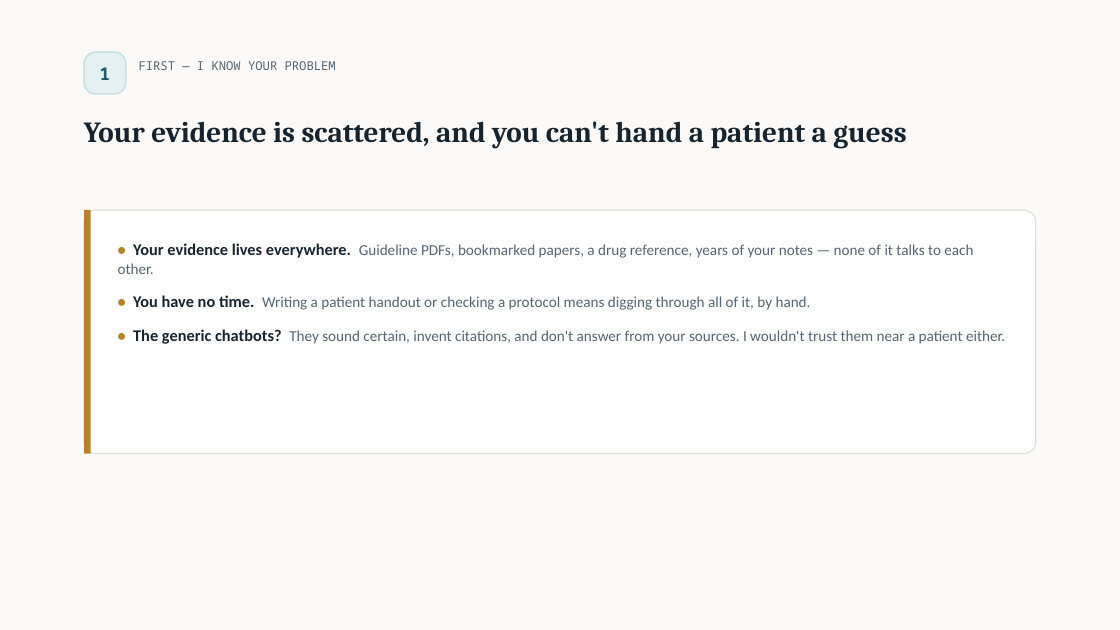
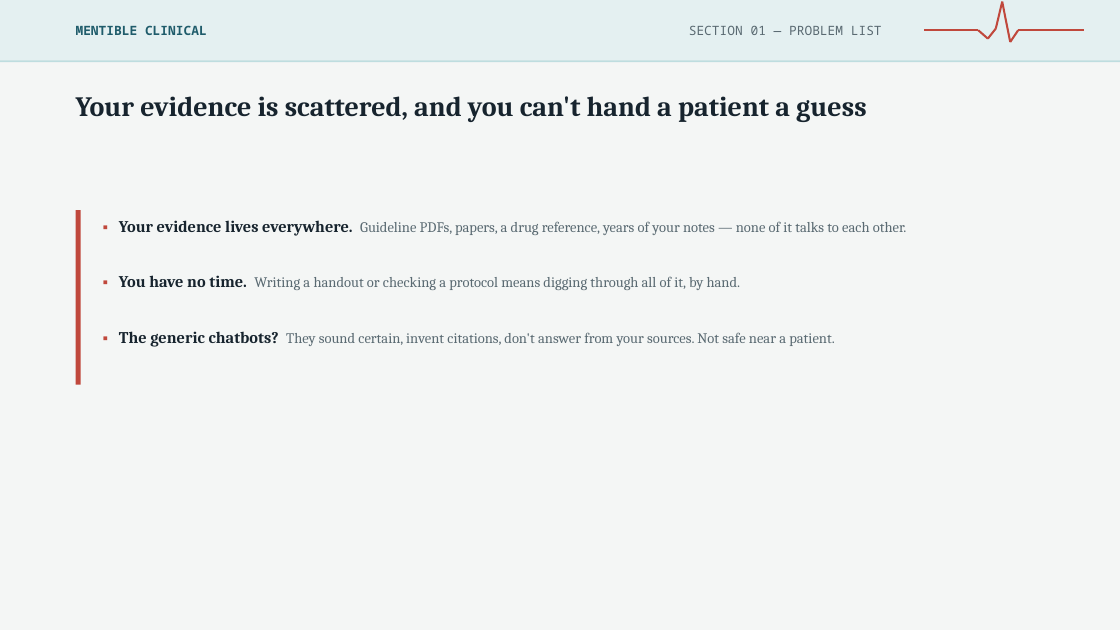
Before and after one commit to wegofwd2020-hub/Mentible, a slide deck: slide 2 of docs/persona-decks/mentible-for-physicians.pptx. Drawn at 1120x630 pixels with LibreOffice and Linux fonts; fonts in the diff are those of the drawing. Boxes give left, top, right and bottom in pixels: in the first picture for what was removed or moved away, otherwise in the second. Text is boxed around its words. In the diff, an @@ line names an element or a change of style, - is before the commit and + after.

```diff
--- a/docs/persona-decks/mentible-for-physicians.pptx
+++ b/docs/persona-decks/mentible-for-physicians.pptx
@@ rectangle at (0, 0, 1120, 630): fill #FBFAF9 to #F4F6F5 @@
@@ rectangle added at (0, 0, 1120, 60), fill #E4F0F1 @@
@@ text added at (76, 25, 207, 35), 11 pt, text #1F5C6B, bold @@
+MENTIBLE CLINICAL
@@ text added at (689, 26, 882, 35), 11 pt, text #5A6A72 @@
+SECTION 01 — PROBLEM LIST
@@ line added from (988, 39) to (996, 29), #C0483C 1.75 pt @@
@@ line added from (996, 29) to (1002, 2), #C0483C 1.75 pt @@
@@ line added from (1002, 2) to (1011, 42), #C0483C 1.75 pt @@
@@ rounded rectangle removed at (84, 52, 126, 94) @@
@@ line added from (924, 30) to (979, 30), #C0483C 1.75 pt @@
@@ line added from (979, 30) to (988, 39), #C0483C 1.75 pt @@
@@ line added from (1011, 42) to (1018, 30), #C0483C 1.75 pt @@
@@ line added from (1018, 30) to (1084, 30), #C0483C 1.75 pt @@
@@ rectangle added at (0, 60, 1120, 62), fill #BEDDDF @@
@@ text "Your evidence is scattered, and ...": place and size @@
-text "Your evidence is scattered, and ..." at (84, 121, 906, 149)
+text "Your evidence is scattered, and ..." at (76, 96, 867, 122)
@@ text "Your evidence is scattered, and ..." at (76, 96, 867, 122): size 25 to 24 pt @@
@@ text removed at (100, 67, 110, 80) @@
-1
@@ text removed at (139, 61, 336, 70) @@
-FIRST — I KNOW YOUR PROBLEM
@@ rectangle: place and size @@
-rectangle at (84, 210, 91, 454)
+rectangle at (76, 210, 81, 385)
@@ rectangle at (76, 210, 81, 385): fill #B5822E to #C0483C @@
@@ rounded rectangle removed at (84, 210, 1036, 454) @@
@@ text added at (119, 220, 907, 236), 12.5 pt, text #5A6A72 @@
+▪ Your evidence lives everywhere. Guideline PDFs, papers, a drug reference, years of your notes — none of it talks to each other.
@@ text added at (119, 275, 741, 290), 12.5 pt, text #5A6A72 @@
+▪ You have no time. Writing a handout or checking a protocol means digging through all of it, by hand.
@@ text at (119, 331, 835, 347): text changed; size 13 to 12.5 pt; font Calibri to Cambria; text colour #566572 to #5A6A72 @@
-• Your evidence lives everywhere. Guideline PDFs, bookmarked papers, a drug reference, years of your notes — none of it talks to each other.
-• You have no time. Writing a patient handout or checking a protocol means digging through all of it, by hand.
-• The generic chatbots? They sound certain, invent citations, and don't answer from your sources. I wouldn't trust them near a patient either.
+▪ The generic chatbots? They sound certain, invent citations, don't answer from your sources. Not safe near a patient.
```
Also in this commit, not shown: 7 other slides changed, 4 other files.
